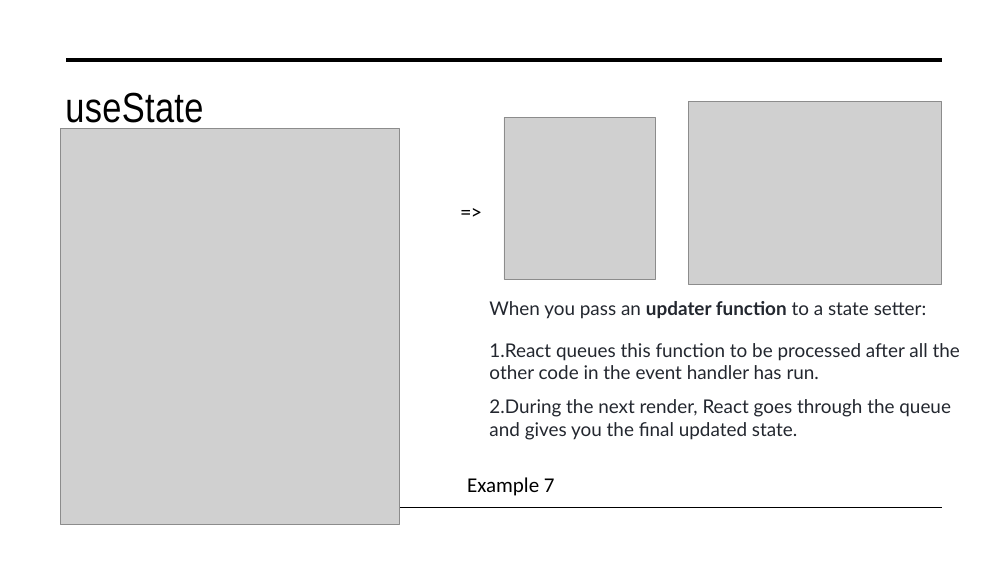
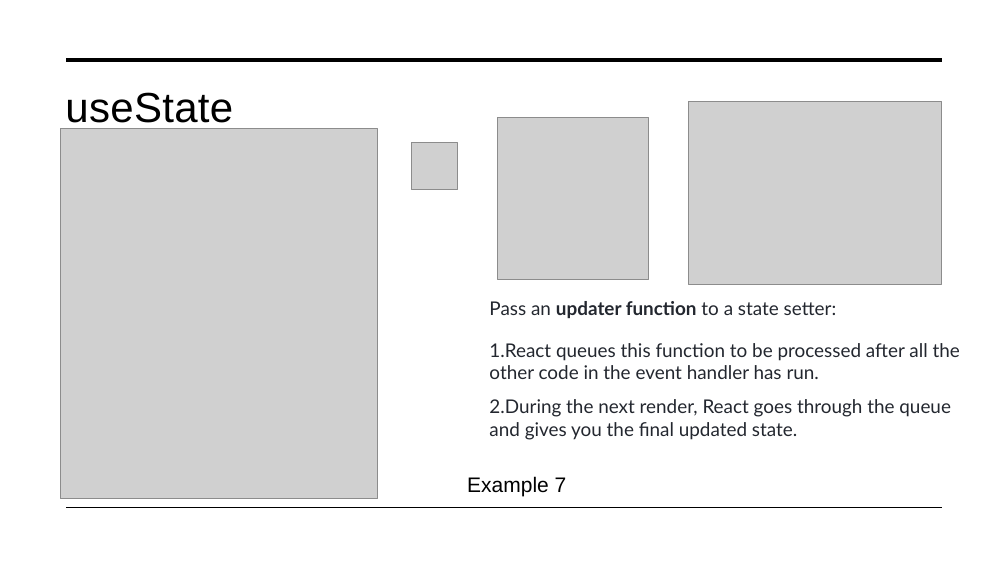
Before and after one commit to tungle251/demo-app, a slide deck: slide 16 of Presentation.pptx. Drawn at 1008x567 pixels with LibreOffice and Linux fonts; fonts in the diff are those of the drawing; grey boxes stand for pictures. Boxes give left, top, right and bottom in pixels: in the first picture for what was removed or moved away, otherwise in the second. Text is boxed around its words. In the diff, an @@ line names an element or a change of style, - is before the commit and + after.

```diff
--- a/Presentation.pptx
+++ b/Presentation.pptx
@@ title "useState" at (65,92,233,130): font Arial Narrow to Arial @@
@@ picture: place and size @@
-picture at (504,118,656,280)
+picture at (498,117,649,279)
@@ picture: place and size @@
-picture at (60,129,399,524)
+picture at (60,129,378,499)
@@ picture added at (411,143,458,190) @@
@@ text removed at (453,190,603,237) @@
-=>
@@ text at (489,301,837,318): text changed @@
-When you pass an updater function to a state setter:
+Pass an updater function to a state setter:
@@ text "Example 7" at (467,476,567,496): font Calibri to Arial @@
```
Also in this commit, not shown: 22 other slides changed, 3 slides added, 1 slide removed.
